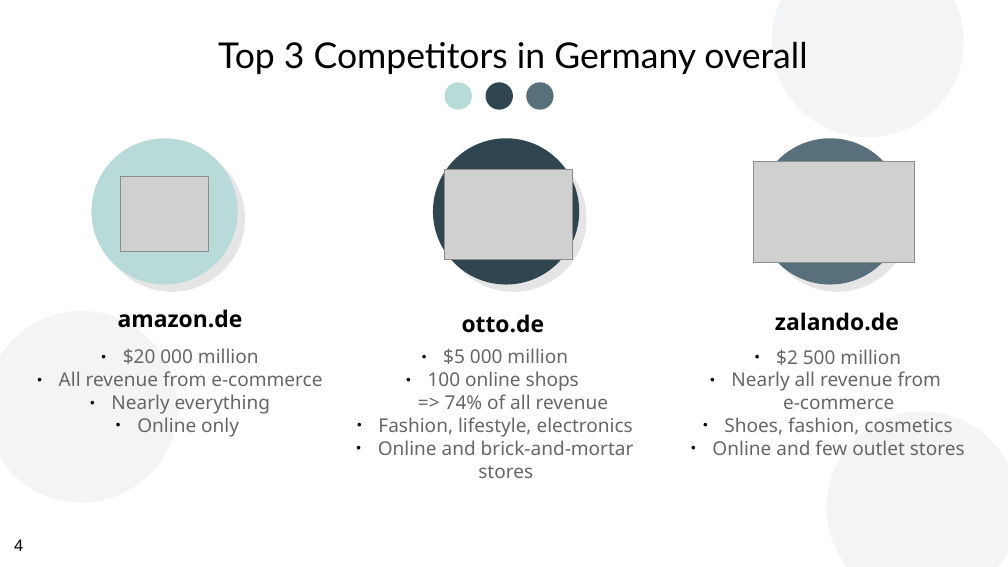
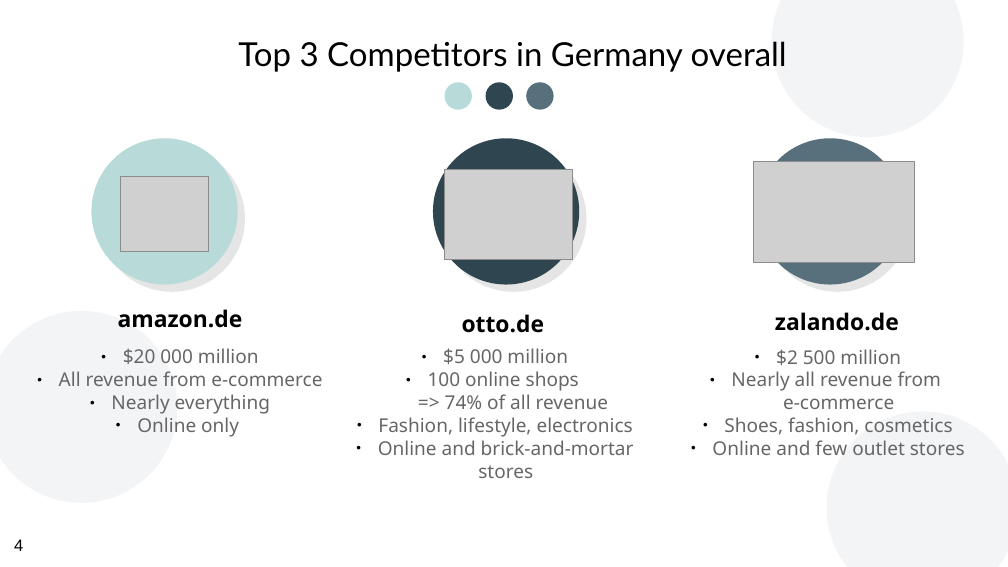
Before and after one commit to jmb-oddbook/ecom_project, a slide deck: slide 4 of presentation/vs_electronics.odp. Drawn at 1008x567 pixels with LibreOffice and Linux fonts; fonts in the diff are those of the drawing; grey boxes stand for pictures; background and template pictures are left out. Boxes give left, top, right and bottom in pixels: in the first picture for what was removed or moved away, otherwise in the second. Text is boxed around its words. In the diff, an @@ line names an element or a change of style, - is before the commit and + after.

```diff
--- a/presentation/vs_electronics.odp
+++ b/presentation/vs_electronics.odp
@@ text "Top 3 Competitors in Germany ...": place and size @@
-text "Top 3 Competitors in Germany ..." at (218, 41, 807, 74)
+text "Top 3 Competitors in Germany ..." at (238, 41, 787, 72)
@@ text "Top 3 Competitors in Germany ..." at (238, 41, 787, 72): size 28 to 26 pt @@
```
Also in this commit, not shown: 6 other slides changed, 1 slide added.
